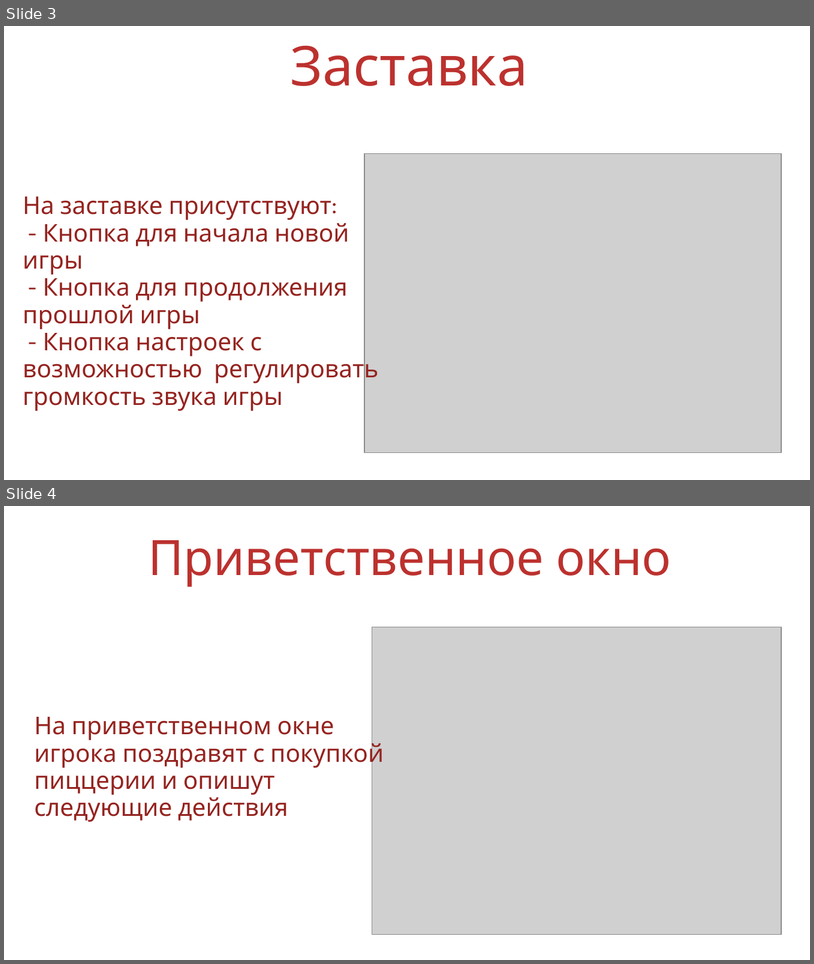
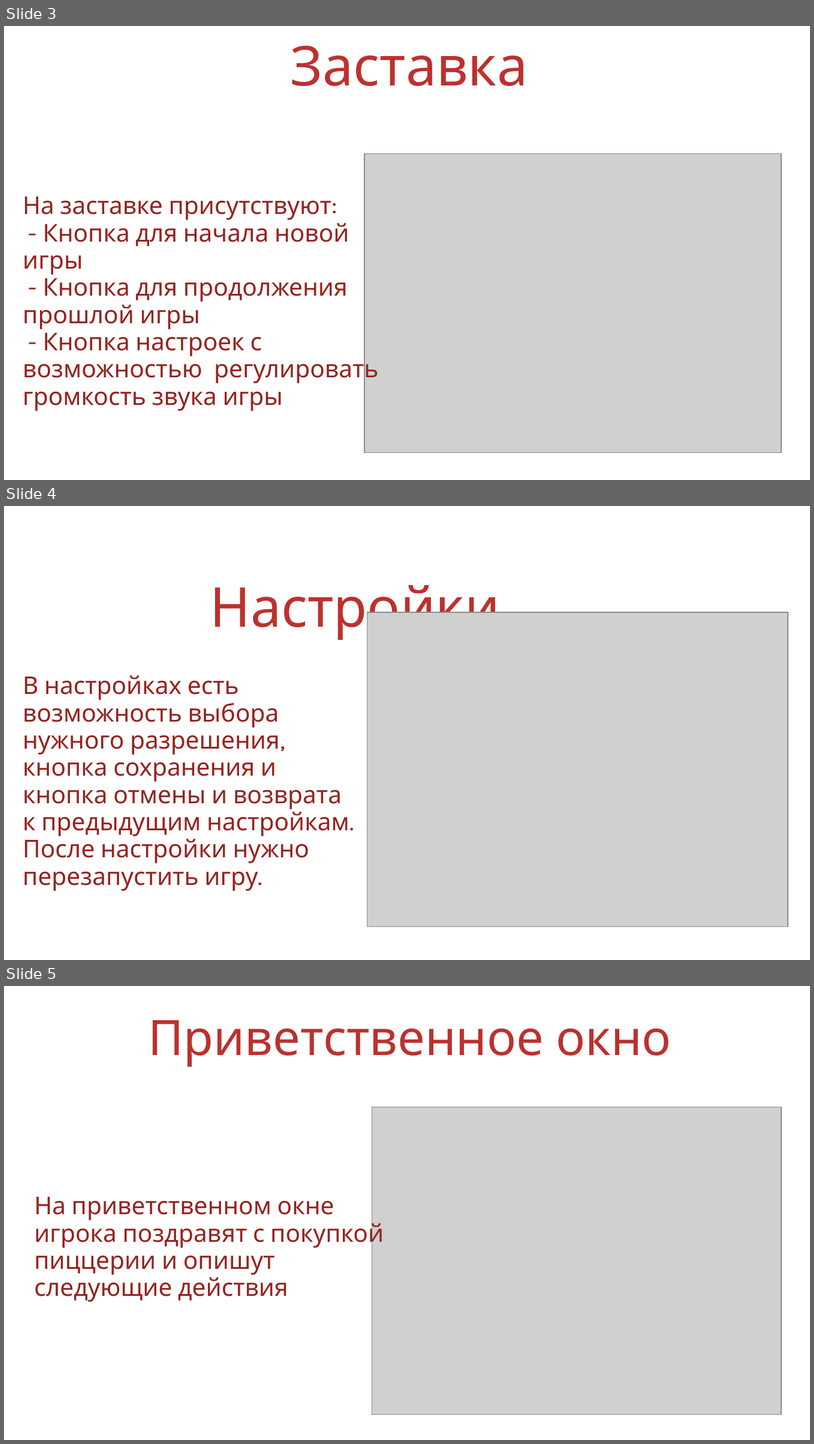
Before and after one commit to KsenyaShestakova/pygame_project, a slide deck: Защита/презентация пицца.ppt. Shown one above the other, each under a label of ours: slides 3 and 4 before the commit, slides 3, 4 and 5 after it. The pictures are 814x964 and 814x1444 pixels, drawn with LibreOffice and Linux fonts; fonts in the diff are those of the drawing; grey boxes stand for pictures; background and template pictures are left out. Boxes give left, top, right and bottom in pixels: in the first picture for what was removed or moved away, otherwise in the second. Text is boxed around its words. In the diff, an @@ line names an element or a change of style, - is before the commit and + after.

```diff
--- a/Защита/презентация пицца.ppt
+++ b/Защита/презентация пицца.ppt
@@ slide 4 added at bbox=[4, 506, 810, 960], background picture (left out) @@
@@ text added at bbox=[210, 585, 500, 640], 54 pt, text #BC312E @@
+Настройки
@@ picture added at bbox=[368, 612, 789, 927] @@
@@ text added at bbox=[23, 675, 350, 891], 24 pt, text #95231F @@
+В настройках есть
+возможность выбора
+нужного разрешения,
+кнопка сохранения и
+кнопка отмены и возврата
+к предыдущим настройкам.
+После настройки нужно
+перезапустить игру.
@@ what was slide 4 is now slide 5 @@
```
Also in this commit, not shown: 3 slides changed, 9 other slides added, 6 other files.
